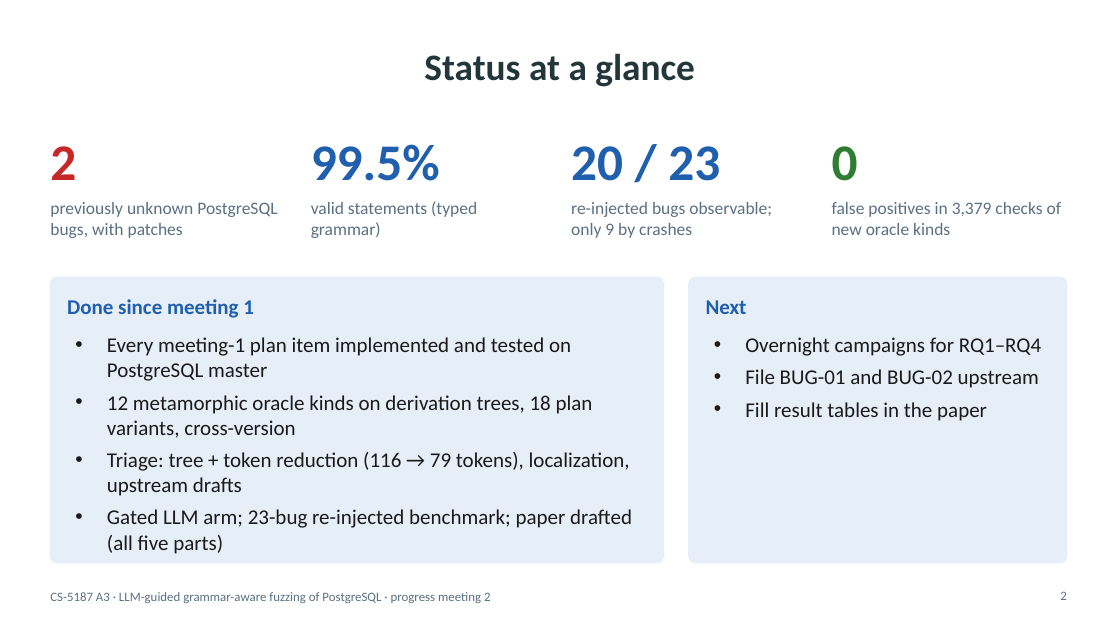
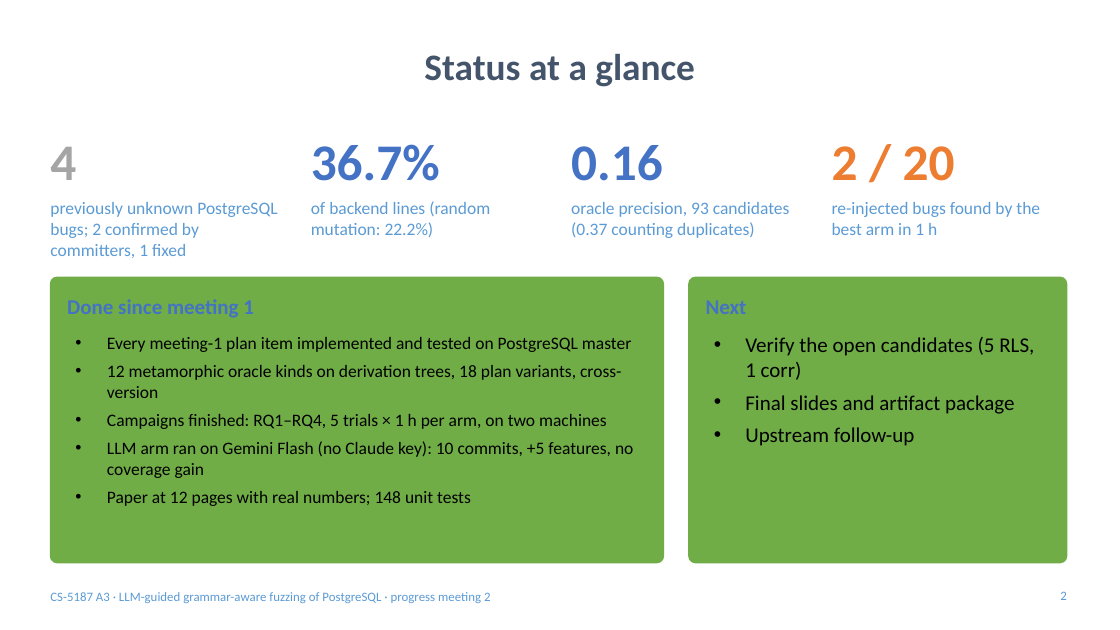
Before and after one commit to v28k/cs5187-term-project, a slide deck: slide 2 of docs/meeting2/slides/slides_meeting2.pptx. Drawn at 1120x630 pixels with LibreOffice and Linux fonts; fonts in the diff are those of the drawing. Boxes give left, top, right and bottom in pixels: in the first picture for what was removed or moved away, otherwise in the second. Text is boxed around its words. In the diff, an @@ line names an element or a change of style, - is before the commit and + after.

```diff
--- a/docs/meeting2/slides/slides_meeting2.pptx
+++ b/docs/meeting2/slides/slides_meeting2.pptx
@@ title "Status at a glance" at (424, 54, 695, 87): text colour #23373B to #44546A @@
@@ text at (50, 147, 76, 180): text changed; text colour #C62828 to #A5A5A5 @@
-2
+4
@@ text at (311, 144, 440, 181): text changed; text colour #1F5FAD to #4472C4 @@
-99.5%
+36.7%
@@ text at (571, 145, 663, 181): text changed; text colour #1F5FAD to #4472C4 @@
-20 / 23
+0.16
@@ text at (832, 146, 955, 181): text changed; text colour #2E7D32 to #ED7D31 @@
-0
+2 / 20
@@ text at (50, 202, 277, 258): text changed; text colour #5B7083 to #5B9BD5 @@
-previously unknown PostgreSQL bugs, with patches
+previously unknown PostgreSQL bugs; 2 confirmed by committers, 1 fixed
@@ text at (311, 201, 490, 237): text changed; text colour #5B7083 to #5B9BD5 @@
-valid statements (typed grammar)
+of backend lines (random mutation: 22.2%)
@@ text at (571, 202, 790, 238): text changed; text colour #5B7083 to #5B9BD5 @@
-re-injected bugs observable; only 9 by crashes
+oracle precision, 93 candidates (0.37 counting duplicates)
@@ text at (832, 202, 1040, 235): text changed; text colour #5B7083 to #5B9BD5 @@
-false positives in 3,379 checks of new oracle kinds
+re-injected bugs found by the best arm in 1 h
@@ rounded rectangle at (50, 277, 664, 563): fill #E6EEF8 to #70AD47; outline #E6EEF8 1 pt to #70AD47 1 pt @@
@@ text "Done since meeting 1" at (67, 299, 254, 318): text colour #1F5FAD to #4472C4 @@
@@ rounded rectangle at (689, 277, 1067, 563): fill #E6EEF8 to #70AD47; outline #E6EEF8 1 pt to #70AD47 1 pt @@
@@ text "Next" at (706, 300, 747, 314): text colour #1F5FAD to #4472C4 @@
@@ text at (107, 337, 631, 398): size 18 to 15 pt, text colour #1A1A1A to #000000 in "Every meeting-1 plan item implemented and tested ...", "12 metamorphic oracle kinds on derivation trees, ..." @@
@@ text at (745, 337, 1034, 446): text changed; text colour #1A1A1A to #000000 @@
-• Overnight campaigns for RQ1–RQ4
-• File BUG-01 and BUG-02 upstream
-• Fill result tables in the paper
+• Verify the open candidates (5 RLS, 1 corr)
+• Final slides and artifact package
+• Upstream follow-up
@@ text at (107, 414, 633, 506): text changed; size 18 to 15 pt; text colour #1A1A1A to #000000 @@
-• Triage: tree + token reduction (116 → 79 tokens), localization, upstream drafts
-• Gated LLM arm; 23-bug re-injected benchmark; paper drafted (all five parts)
+• Campaigns finished: RQ1–RQ4, 5 trials × 1 h per arm, on two machines
+• LLM arm ran on Gemini Flash (no Claude key): 10 commits, +5 features, no coverage gain
+• Paper at 12 pages with real numbers; 148 unit tests
@@ text "CS-5187 A3 · LLM-guided grammar-aware ..." at (50, 592, 490, 603): text colour #5B7083 to #5B9BD5 @@
@@ page number at (1060, 591, 1066, 600): text colour #5B7083 to #5B9BD5 @@
```
Also in this commit, not shown: 22 other slides changed, 3 slides added, 4 slides removed, 12 other files.
